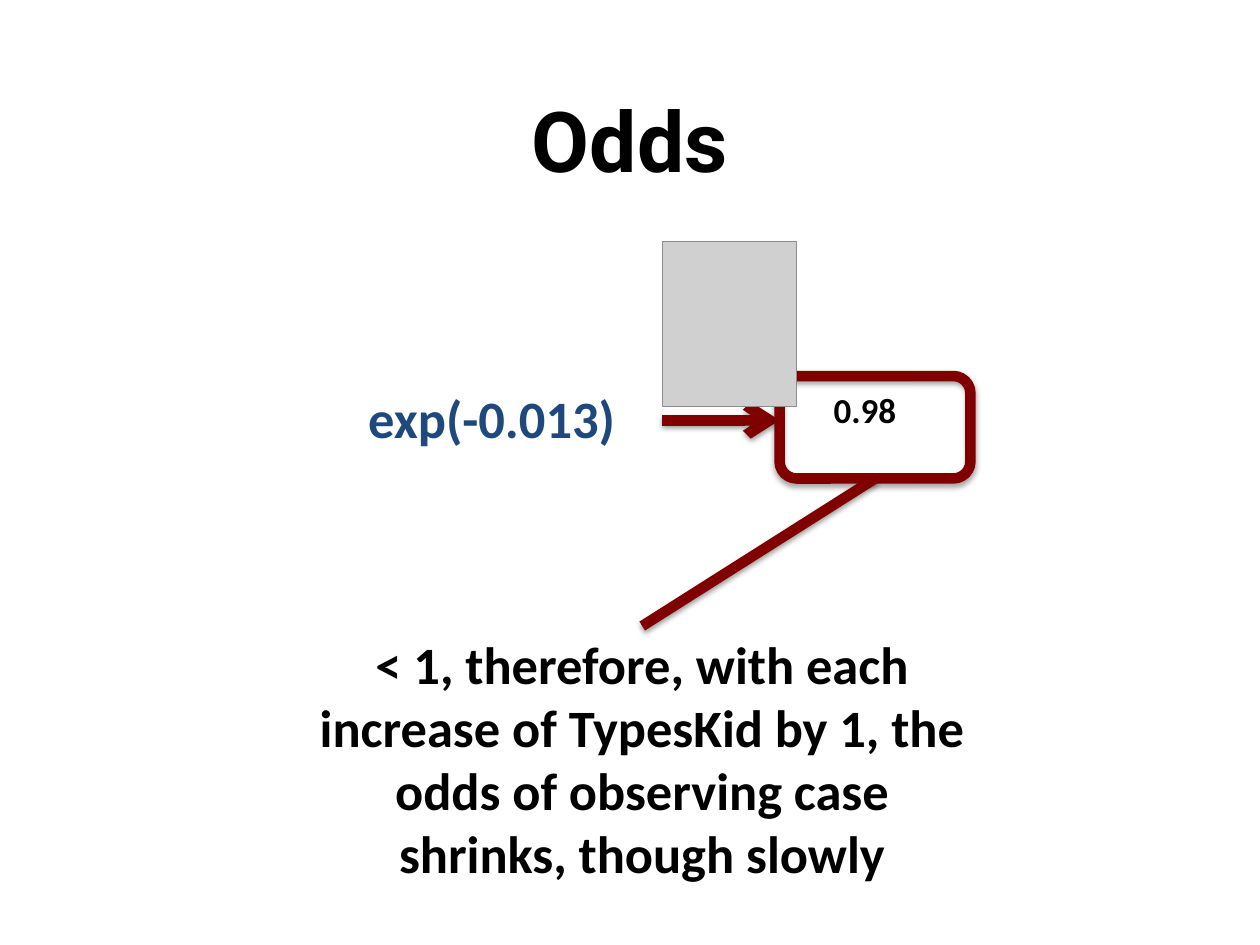
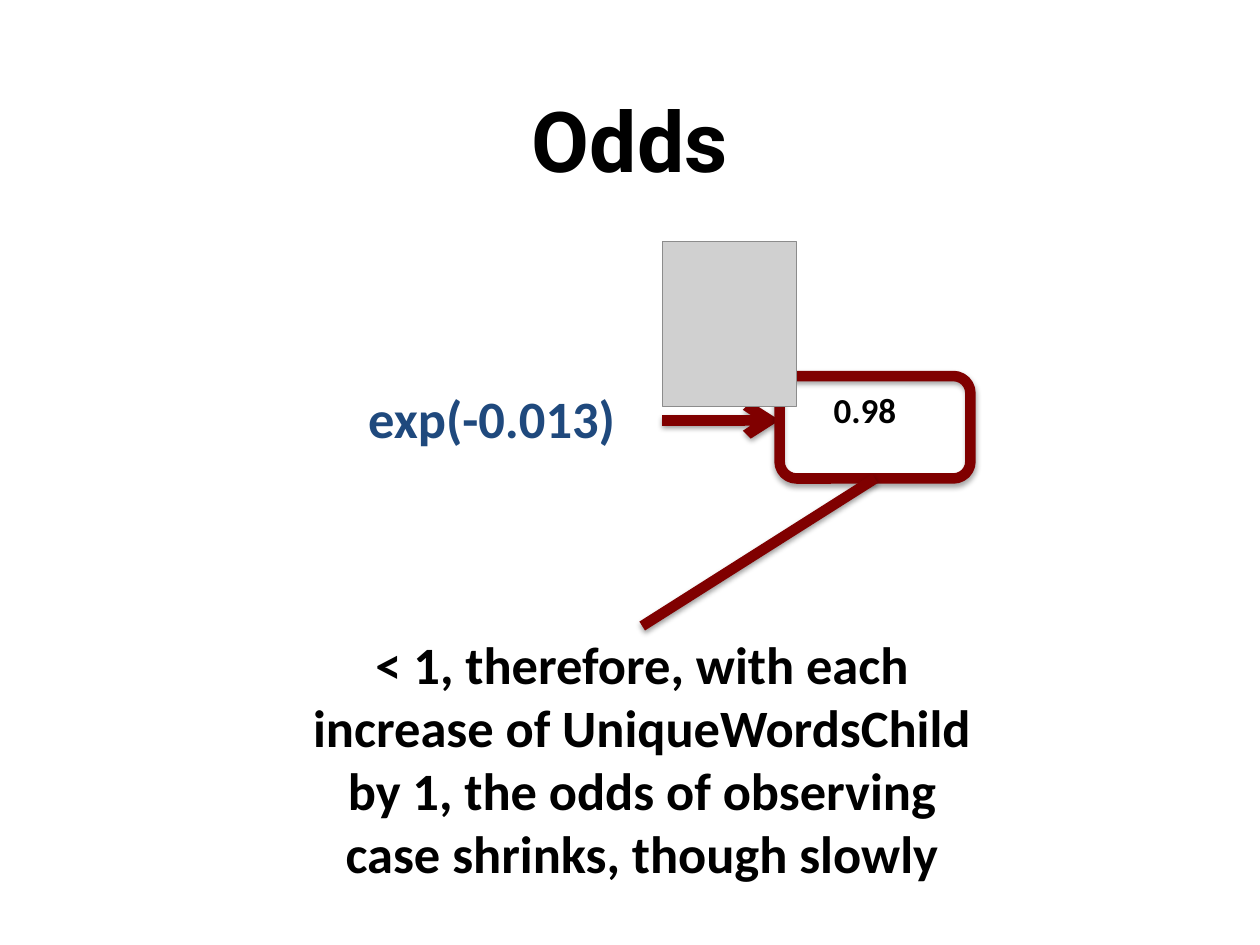
Before and after one commit to ethanweed/Stats4Humanities2016, a slide deck: slide 42 of Day5/Lecture 5.pptx. Drawn at 1260x945 pixels with LibreOffice and Linux fonts; fonts in the diff are those of the drawing; grey boxes stand for pictures. Boxes give left, top, right and bottom in pixels: in the first picture for what was removed or moved away, otherwise in the second. Text is boxed around its words. In the diff, an @@ line names an element or a change of style, - is before the commit and + after.

Commit message:
Slides update

```diff
--- a/Day5/Lecture 5.pptx
+++ b/Day5/Lecture 5.pptx
@@ text at [313,647,970,882]: text changed @@
-< 1, therefore, with each increase of TypesKid by 1, the odds of observing case shrinks, though slowly
+< 1, therefore, with each increase of UniqueWordsChild by 1, the odds of observing case shrinks, though slowly
```
Also in this commit, not shown: 4 other slides changed, 4 other files.
